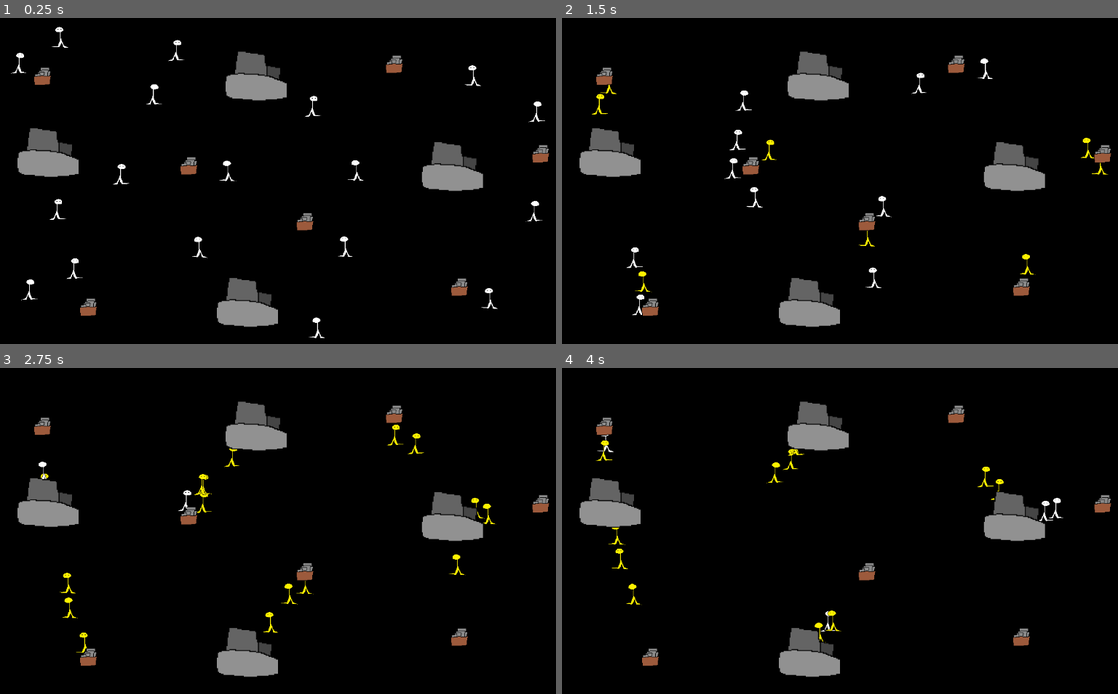
Above: before the commit, frames 1-4 (two rows, left to right).
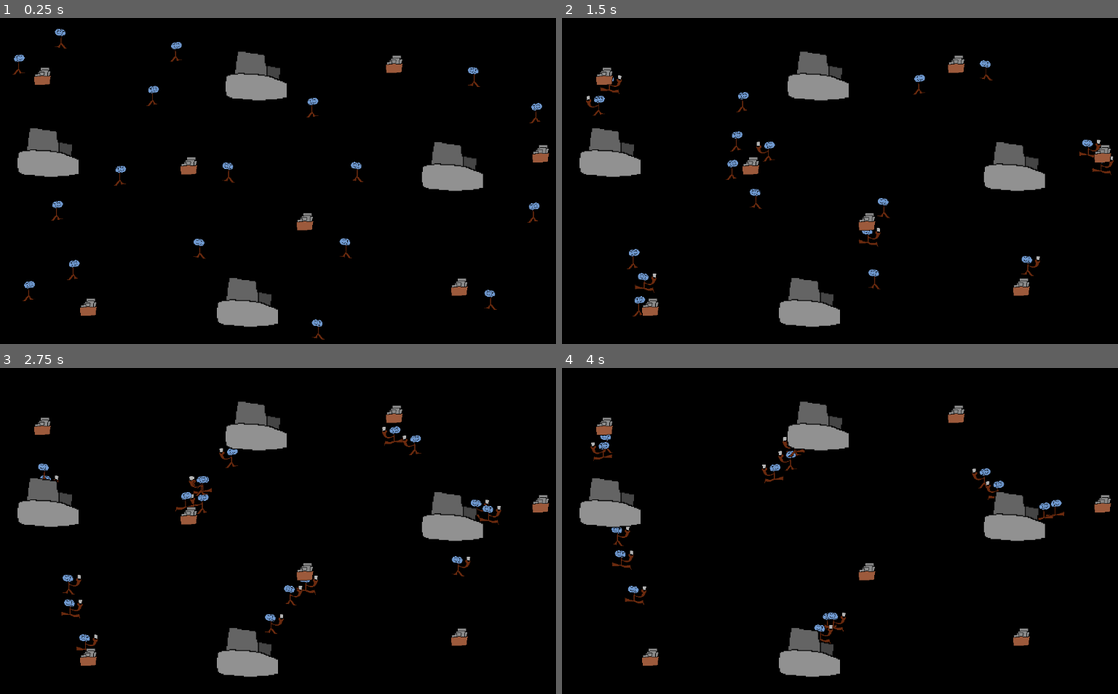
Above: after the commit, the same moments.

Repository: mkocovic2/Lab-2
Game: Godot game, scene res://Scenes/Levels/main.tscn
The game is run twice, just before and just after one commit, with the same random seed, the same clock (stepped at 60 frames per second) and the same inputs.
Inputs (mouse positions are in pixels of both pictures, inside the frame that each line leads up to):
- Up to frame 1 (0.25 s): no input
- Up to frame 2 (1.5 s): move the mouse to (967, 164) at 0.52 s; click (967, 164) at 0.67 s; move the mouse to (728, 197) at 1.27 s; click (728, 197) at 1.42 s
- Up to frame 3 (2.75 s): move the mouse to (339, 459) at 2.02 s; click (339, 459) at 2.17 s
- Up to frame 4 (4 s): move the mouse to (812, 596) at 2.77 s; click (812, 596) at 2.92 s; move the mouse to (1017, 579) at 3.52 s; click (1017, 579) at 3.67 s

The runs differ from the first frame. In frame 1, 1.3% of the frame differs, in the area x 1-99%, y 2-99%; in frame 2, 1.5%; in frame 3, 1.6%, in the area x 6-91%, y 17-88%; in frame 4, 1.3%.

Commit message:
Fixed bugs, added animations

Diff:
--- a/Scenes/Builder/builder.gd
+++ b/Scenes/Builder/builder.gd
@@ -22,10 +22,13 @@
 @onready var animated_sprite = $AnimatedSprite2D
 
 func _ready():
+	# Add to builders group so we can find all builders later
 	add_to_group("builders")
+	# Small random offset so builders don't overlap exactly
 	position += Vector2(randf_range(-10, 10), randf_range(-10, 10))
 
 func _physics_process(delta):
+	# Handles behavior based on current state (enum)
 	match current_state:
 		State.IDLE:
 			handle_idle_state()
@@ -48,10 +51,14 @@
 		State.DELIVERING:
 			handle_delivering_state()
 
+	# Update sprite based on movement and carrying status
 	update_appearance()
 
 func handle_idle_state():
 	"""Decide what to do when idle"""
+	velocity = Vector2.ZERO
+
+	# If carrying something, look for a house to deliver to
 	if carrying_resource:
 		if committed_house and is_instance_valid(committed_house) and committed_house.has_method("needs_resources") and committed_house.needs_resources():
 			target_house = committed_house
@@ -59,47 +66,55 @@
 		else:
 			current_state = State.SEEKING_HOUSE
 	else:
-		# Look for work
+		# Not carrying anything, go look for resources
 		current_state = State.SEEKING_RESOURCE
 
 func handle_seeking_resource_state():
 	"""Find the nearest available resource"""
+	velocity = Vector2.ZERO
 	target_resource = find_nearest_resource()
 
 	if target_resource:
+		# Found one, go get it
 		current_state = State.MOVING_TO_RESOURCE
 	else:
-		# No resources available, wait
+		# Nothing available right now
 		current_state = State.IDLE
 
 func handle_moving_to_resource_state(delta):
 	"""Move toward the target resource"""
+	# Check if target is still valid
 	if not is_instance_valid(target_resource) or (target_resource.has_method("is_available") and not target_resource.is_available()):
 		current_state = State.SEEKING_RESOURCE
 		return
 
+	# Calculate movement toward resource
 	var desired_velocity = get_steering_toward_target(target_resource.global_position)
-
 	velocity = desired_velocity
 	velocity = velocity.limit_length(speed)
 
 	move_and_slide()
 
+	# Close enough to pick up
 	if global_position.distance_to(target_resource.global_position) < 20.0:
 		current_state = State.PICKING_UP
 
 func handle_picking_up_state():
+	velocity = Vector2.ZERO
 	"""Pick up the resource"""
 	if is_instance_valid(target_resource):
 		if target_resource.has_method("pickup"):
+			# Try to pick it up
 			if target_resource.pickup():
 				carrying_resource = true
+				# Go straight to committed house if it still needs resources
 				if committed_house and is_instance_valid(committed_house) and committed_house.has_method("needs_resources") and committed_house.needs_resources():
 					target_house = committed_house
 					current_state = State.MOVING_TO_HOUSE
 				else:
 					current_state = State.SEEKING_HOUSE
 			else:
+				# Pickup failed, find another resource
 				target_resource = null
 				current_state = State.SEEKING_RESOURCE
 	else:
@@ -107,6 +122,9 @@
 
 func handle_seeking_house_state():
 	"""Find a house to commit to"""
+	velocity = Vector2.ZERO
+
+	# Check if we need a new house commitment
 	if not committed_house or not is_instance_valid(committed_house) or (committed_house.has_method("needs_resources") and not committed_house.needs_resources()):
 		committed_house = find_nearest_incomplete_house()
 		target_house = committed_house
@@ -114,43 +132,53 @@
 	if target_house:
 		current_state = State.MOVING_TO_HOUSE
 	else:
+		# No houses need resources right now
 		current_state = State.IDLE
 
 func handle_moving_to_house_state(delta):
 	"""Move toward the committed house"""
+	# Validate house still needs resources
 	if not is_instance_valid(committed_house) or (committed_house.has_method("needs_resources") and not committed_house.needs_resources()):
 		committed_house = null
 		target_house = null
 		current_state = State.SEEKING_HOUSE
 		return
 
+	# Make sure we're targeting our committed house
 	if target_house != committed_house:
 		target_house = committed_house
 
+	# Move toward house
 	var desired_velocity = get_steering_toward_target(target_house.global_position)
-
 	velocity = desired_velocity
 	velocity = velocity.limit_length(speed)
 
 	move_and_slide()
 
+	# Close enough to deliver
 	if global_position.distance_to(target_house.global_position) < 25.0:
 		current_state = State.DELIVERING
 
 func handle_delivering_state():
 	"""Deliver the resource to the house"""
+	velocity = Vector2.ZERO
+
 	if is_instance_valid(target_house):
 		if target_house.has_method("deliver_resource"):
+			# Drop off the resource
 			target_house.deliver_resource()
 			carrying_resource = false
 
+			# Check if house needs more resources
 			if target_house.has_method("needs_resources") and target_house.needs_resources():
 				current_state = State.SEEKING_RESOURCE
 			else:
+				# House is complete, find a new one
 				committed_house = null
 				target_house = null
 				current_state = State.SEEKING_HOUSE
 	else:
+		# House disappeared somehow
 		carrying_resource = false
 		committed_house = null
 		target_house = null
@@ -168,6 +196,7 @@
 	var nearest_distance = detection_radius
 
 	for resource in resources:
+		# Only consider available resources
 		if resource.has_method("is_available") and resource.is_available():
 			var distance = global_position.distance_to(resource.global_position)
 			if distance < nearest_distance:
@@ -182,17 +211,17 @@
 	var nearest = null
 	var nearest_distance = INF
 
+	# First pass: look for houses within detection radius
 	for house in houses:
 		if house.has_method("needs_resources") and house.needs_resources():
 			var distance = global_position.distance_to(house.global_position)
 
-			# First priority: houses within detection radius
 			if distance <= detection_radius:
 				if nearest == null or distance < nearest_distance:
 					nearest = house
 					nearest_distance = distance
 
-	# If no house found within detection radius, search everywhere
+	# Second pass: if nothing nearby, search the whole map
 	if nearest == null:
 		for house in houses:
 			if house.has_method("needs_resources") and house.needs_resources():
@@ -208,11 +237,22 @@
 	if not animated_sprite:
 		return
 
+	# Check if we're moving
+	var is_moving = velocity.length() > 10.0
+
+	# Play appropriate animation
 	if carrying_resource:
-		animated_sprite.play("carrying")
-	else:
-		animated_sprite.play("empty")
-
+		if is_moving:
+			animated_sprite.play("run_carry")
+		else:
+			animated_sprite.play("idle_carry")
+	else:
+		if is_moving:
+			animated_sprite.play("run")
+		else:
+			animated_sprite.play("idle")
+
+	# Face the direction we're moving
 	if velocity.x < 0:
 		animated_sprite.flip_h = true
 	elif velocity.x > 0:
--- a/Scenes/Builder/builder.tscn
+++ b/Scenes/Builder/builder.tscn
@@ -1,26 +1,50 @@
-[gd_scene load_steps=5 format=3 uid="uid://dy1s22jxi66xs"]
+[gd_scene load_steps=7 format=3 uid="uid://dy1s22jxi66xs"]
 
-[ext_resource type="Texture2D" uid="uid://cqtro4oh5knay" path="res://Assets/carry.png" id="1_h8bgt"]
 [ext_resource type="Script" uid="uid://cykrlj7ciuvoi" path="res://Scenes/Builder/builder.gd" id="1_lvyyy"]
-[ext_resource type="Texture2D" uid="uid://c01tosjus66wp" path="res://Assets/idle.png" id="2_lvyyy"]
+[ext_resource type="Texture2D" uid="uid://bg76jj6coxdad" path="res://Assets/Textures/Builder/idle.png" id="2_spwm4"]
+[ext_resource type="Texture2D" uid="uid://c4bew7aity0we" path="res://Assets/Textures/Builder/idle_carry.png" id="3_eupab"]
+[ext_resource type="Texture2D" uid="uid://dhfn6f4n15ktn" path="res://Assets/Textures/Builder/run.png" id="4_f42qg"]
+[ext_resource type="Texture2D" uid="uid://b480k0v0lpv2g" path="res://Assets/Textures/Builder/run_carry.png" id="5_erhfi"]
 
 [sub_resource type="SpriteFrames" id="SpriteFrames_c838x"]
 animations = [{
 "frames": [{
 "duration": 1.0,
-"texture": ExtResource("1_h8bgt")
+"texture": ExtResource("2_spwm4")
 }],
 "loop": true,
-"name": &"carrying",
+"name": &"idle",
 "speed": 5.0
 }, {
 "frames": [{
 "duration": 1.0,
-"texture": ExtResource("2_lvyyy")
+"texture": ExtResource("3_eupab")
 }],
 "loop": true,
-"name": &"empty",
+"name": &"idle_carry",
 "speed": 5.0
+}, {
+"frames": [{
+"duration": 1.0,
+"texture": ExtResource("2_spwm4")
+}, {
+"duration": 1.0,
+"texture": ExtResource("4_f42qg")
+}],
+"loop": true,
+"name": &"run",
+"speed": 2.0
+}, {
+"frames": [{
+"duration": 1.0,
+"texture": ExtResource("5_erhfi")
+}, {
+"duration": 1.0,
+"texture": ExtResource("3_eupab")
+}],
+"loop": true,
+"name": &"run_carry",
+"speed": 2.0
 }]
 
 [node name="Builder" type="CharacterBody2D"]
@@ -28,4 +52,5 @@
 
 [node name="AnimatedSprite2D" type="AnimatedSprite2D" parent="."]
 sprite_frames = SubResource("SpriteFrames_c838x")
-animation = &"empty"
+animation = &"run_carry"
+frame_progress = 0.31006283
--- a/Scenes/House/house.gd
+++ b/Scenes/House/house.gd
@@ -7,9 +7,12 @@
 var is_complete = false
 
 @onready var sprite = $AnimatedSprite2D
+@onready var audio = $AudioStreamPlayer2D
 
 func _ready():
+	# Register with houses group so builders can find us
 	add_to_group("houses")
+	set_process_input(true)
 
 func needs_resources() -> bool:
 	"""Check if house still needs resources"""
@@ -17,11 +20,14 @@
 
 func deliver_resource():
 	"""Accept a delivered resource"""
+	# Don't accept if already complete
 	if not needs_resources():
 		return
 
+	# Increment resource count
 	resources_collected += 1
 
+	# Check if construction is finished
 	if resources_collected >= resources_needed:
 		complete_construction()
 
@@ -29,11 +35,35 @@
 	"""Handle construction completion"""
 	is_complete = true
 
-	if sprite:
-		sprite.play("built")
+	# Show completed building sprite
+	sprite.play("built")
+
+	# Play completion sound
+	audio.stream = load("res://Assets/Audio/thankyou!.wav")
+	audio.play()
 
 	print("House completed at: ", global_position)
 
 func get_progress() -> float:
 	"""Returns progress as 0.0 to 1.0"""
 	return float(resources_collected) / float(resources_needed)
+
+func _input(event):
+	# Check for left mouse clicks
+	if event is InputEventMouseButton:
+		if event.pressed and event.button_index == MOUSE_BUTTON_LEFT:
+			# Allow clicking completed houses to reset them
+			if is_mouse_over() && is_complete:
+				is_complete = false
+				resources_collected = 0
+				sprite.play("construction")
+				# Play destruction sound
+				audio.stream = load("res://Assets/Audio/noo!.wav")
+				audio.play()
+
+func is_mouse_over() -> bool:
+	"""Check if mouse is hovering over this house"""
+	var mouse_pos = get_global_mouse_position()
+	var distance = global_position.distance_to(mouse_pos)
+	# Simple radius check
+	return distance < 20.0
--- a/Scenes/House/house.tscn
+++ b/Scenes/House/house.tscn
@@ -1,8 +1,8 @@
 [gd_scene load_steps=6 format=3 uid="uid://cum04kcoolf7h"]
 
 [ext_resource type="Script" uid="uid://cxluj8ww3l81f" path="res://Scenes/House/house.gd" id="1_ha0hn"]
-[ext_resource type="Texture2D" uid="uid://5y3jsle2134y" path="res://Assets/house.png" id="1_x6o7t"]
-[ext_resource type="Texture2D" uid="uid://bhq3x15gt0rsh" path="res://Assets/construct.png" id="2_ha0hn"]
+[ext_resource type="Texture2D" uid="uid://5y3jsle2134y" path="res://Assets/Textures/house.png" id="1_x6o7t"]
+[ext_resource type="Texture2D" uid="uid://bhq3x15gt0rsh" path="res://Assets/Textures/construct.png" id="2_ha0hn"]
 
 [sub_resource type="SpriteFrames" id="SpriteFrames_n67ul"]
 animations = [{
@@ -24,7 +24,7 @@
 }]
 
 [sub_resource type="RectangleShape2D" id="RectangleShape2D_x6o7t"]
-size = Vector2(230, 210)
+size = Vector2(314, 318)
 
 [node name="House" type="Area2D"]
 script = ExtResource("1_ha0hn")
@@ -34,5 +34,7 @@
 animation = &"construction"
 
 [node name="CollisionShape2D" type="CollisionShape2D" parent="."]
-position = Vector2(9, 5)
+position = Vector2(2, -4)
 shape = SubResource("RectangleShape2D_x6o7t")
+
+[node name="AudioStreamPlayer2D" type="AudioStreamPlayer2D" parent="."]
--- a/Scenes/Resources/resource.gd
+++ b/Scenes/Resources/resource.gd
@@ -10,6 +10,7 @@
 @onready var sprite = $Sprite2D
 
 func _ready():
+	# Register with resources group so builders can find us
 	add_to_group("resources")
 
 func is_available() -> bool:
@@ -21,8 +22,10 @@
 	if not is_available():
 		return false
 
+	# Remove one unit
 	current_amount -= 1
 
+	# Check if we're out of resources
 	if current_amount <= 0:
 		is_depleted = true
 		handle_depletion()
@@ -31,6 +34,7 @@
 
 func handle_depletion():
 	"""Handle resource running out"""
+	# Hide and wait to respawn if respawn time is set
 	if respawn_time > 0:
 		hide()
 		await get_tree().create_timer(respawn_time).timeout
@@ -40,6 +44,7 @@
 
 func respawn():
 	"""Respawn the resource"""
+	# Reset amount and show again
 	current_amount = respawn_amount
 	is_depleted = false
 	show()
--- a/Scenes/Resources/resource.tscn
+++ b/Scenes/Resources/resource.tscn
@@ -1,6 +1,6 @@
 [gd_scene load_steps=4 format=3 uid="uid://cnre2yn5d27dm"]
 
-[ext_resource type="Texture2D" uid="uid://ig40eh0x0qdr" path="res://Assets/rock.png" id="1_3l7gc"]
+[ext_resource type="Texture2D" uid="uid://ig40eh0x0qdr" path="res://Assets/Textures/rock.png" id="1_3l7gc"]
 [ext_resource type="Script" uid="uid://cuhrp2go1l5q8" path="res://Scenes/Resources/resource.gd" id="1_v57na"]
 
 [sub_resource type="CircleShape2D" id="CircleShape2D_v57na"]
--- a/project.godot
+++ b/project.godot
@@ -15,6 +15,13 @@
 config/features=PackedStringArray("4.5", "Forward Plus")
 config/icon="res://icon.svg"
 
+[file_customization]
+
+folder_colors={
+"res://Assets/": "orange",
+"res://Scenes/": "teal"
+}
+
 [rendering]
 
 environment/defaults/default_clear_color=Color(0, 0, 0, 1)
Not shown, added: Assets/Audio/noo!.wav.import
Not shown, added: Assets/Audio/thankyou!.wav.import
Binary file added: Assets/Textures/Builder/idle.png
Not shown, changed: Assets/Textures/Builder/idle.png.import
Binary file added: Assets/Textures/Builder/idle_carry.png
Not shown, added: Assets/Textures/Builder/idle_carry.png.import
Binary file added: Assets/Textures/Builder/run.png
Not shown, changed: Assets/Textures/Builder/run.png.import
Binary file added: Assets/Textures/Builder/run_carry.png
Not shown, added: Assets/Textures/Builder/run_carry.png.import
Renamed: Assets/construct.png -> Assets/Textures/construct.png
Not shown, changed: Assets/Textures/construct.png.import
(and 8 more such lines)
